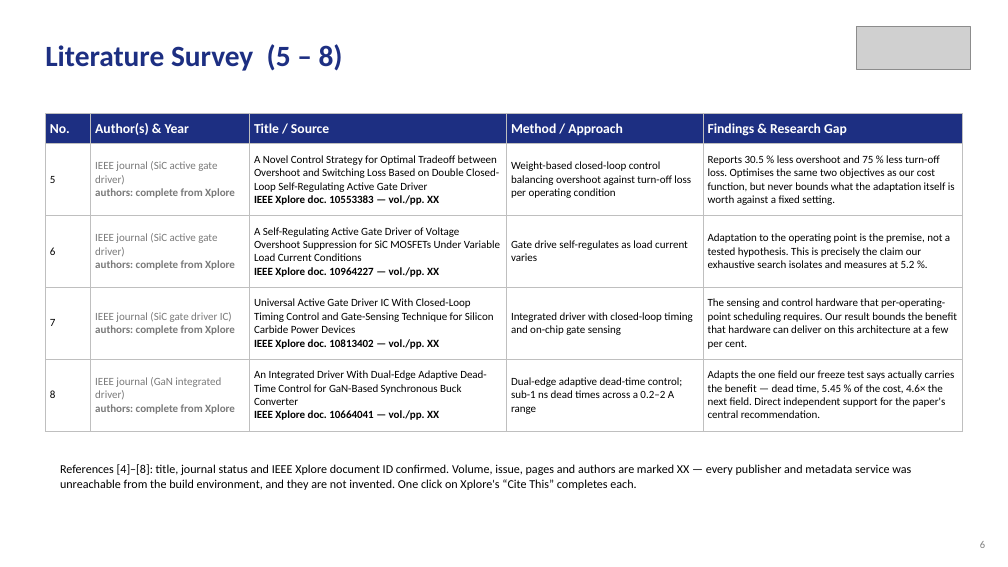
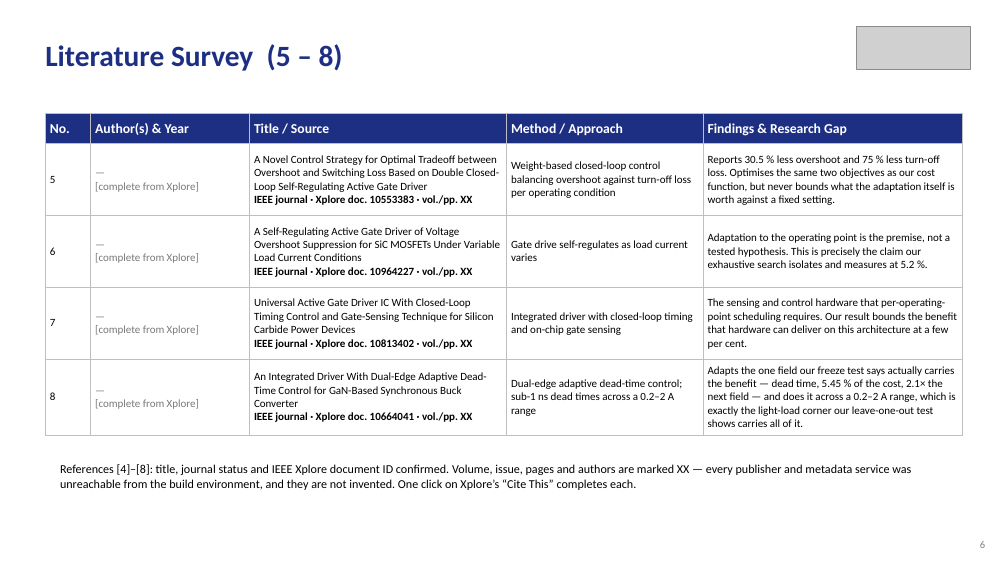
Before and after one commit to Amritha902/gan-driver, a slide deck: slide 6 of review/Review1_GaN_Segmented_Gate_Driver.pptx. Drawn at 1008x567 pixels with LibreOffice and Linux fonts; fonts in the diff are those of the drawing; grey boxes stand for pictures. Boxes give left, top, right and bottom in pixels: in the first picture for what was removed or moved away, otherwise in the second. Text is boxed around its words. In the diff, an @@ line names an element or a change of style, - is before the commit and + after.

```diff
--- a/review/Review1_GaN_Segmented_Gate_Driver.pptx
+++ b/review/Review1_GaN_Segmented_Gate_Driver.pptx
@@ table at [45, 113, 963, 431] @@
-row 2, column 2: IEEE journal (SiC active gate driver) / authors: complete from Xplore
+row 2, column 2: — / [complete from Xplore]
-row 2, column 3: A Novel Control Strategy for Optimal Tradeoff between Overshoot and Switching Loss Based on Double Closed-Loop Self-Regulating Active Gate Driver / IEEE Xplore doc. 10553383 — vol./pp. XX
+row 2, column 3: A Novel Control Strategy for Optimal Tradeoff between Overshoot and Switching Loss Based on Double Closed-Loop Self-Regulating Active Gate Driver / IEEE journal · Xplore doc. 10553383 · vol./pp. XX
-row 3, column 2: IEEE journal (SiC active gate driver) / authors: complete from Xplore
+row 3, column 2: — / [complete from Xplore]
-row 3, column 3: A Self-Regulating Active Gate Driver of Voltage Overshoot Suppression for SiC MOSFETs Under Variable Load Current Conditions / IEEE Xplore doc. 10964227 — vol./pp. XX
+row 3, column 3: A Self-Regulating Active Gate Driver of Voltage Overshoot Suppression for SiC MOSFETs Under Variable Load Current Conditions / IEEE journal · Xplore doc. 10964227 · vol./pp. XX
-row 4, column 2: IEEE journal (SiC gate driver IC) / authors: complete from Xplore
+row 4, column 2: — / [complete from Xplore]
-row 4, column 3: Universal Active Gate Driver IC With Closed-Loop Timing Control and Gate-Sensing Technique for Silicon Carbide Power Devices / IEEE Xplore doc. 10813402 — vol./pp. XX
+row 4, column 3: Universal Active Gate Driver IC With Closed-Loop Timing Control and Gate-Sensing Technique for Silicon Carbide Power Devices / IEEE journal · Xplore doc. 10813402 · vol./pp. XX
-row 5: 8 | IEEE journal (GaN integrated driver) / authors: complete from Xplore | An Integrated Driver With Dual-Edge Adaptive Dead-Time Control for GaN-Based Synchronous Buck Converter / IEEE Xplore doc. 10664041 — vol./pp. XX | Dual-edge adaptive dead-time control; sub-1 ns dead times across a 0.2–2 A range | Adapts the one field our freeze test says actually carries the benefit — dead time, 5.45 % of the cost, 4.6× the next field. Direct independent support for the paper's central recommendation.
+row 5: 8 | — / [complete from Xplore] | An Integrated Driver With Dual-Edge Adaptive Dead-Time Control for GaN-Based Synchronous Buck Converter / IEEE journal · Xplore doc. 10664041 · vol./pp. XX | Dual-edge adaptive dead-time control; sub-1 ns dead times across a 0.2–2 A range | Adapts the one field our freeze test says actually carries the benefit — dead time, 5.45 % of the cost, 2.1× the next field — and does it across a 0.2–2 A range, which is exactly the light-load corner our leave-one-out test shows carries all of it.
@@ text at [60, 464, 911, 490]: text changed @@
-References [4]–[8]: title, journal status and IEEE Xplore document ID confirmed. Volume, issue, pages and authors are marked XX — every publisher and metadata service was unreachable from the build environment, and they are not invented. One click on Xplore's “Cite This” completes each.
+References [4]–[8]: title, journal status and IEEE Xplore document ID confirmed. Volume, issue, pages and authors are marked XX — every publisher and metadata service was unreachable from the build environment, and they are not invented. One click on Xplore’s “Cite This” completes each.
```
Also in this commit, not shown: 11 other slides changed, 5 slides added, 28 other files.
